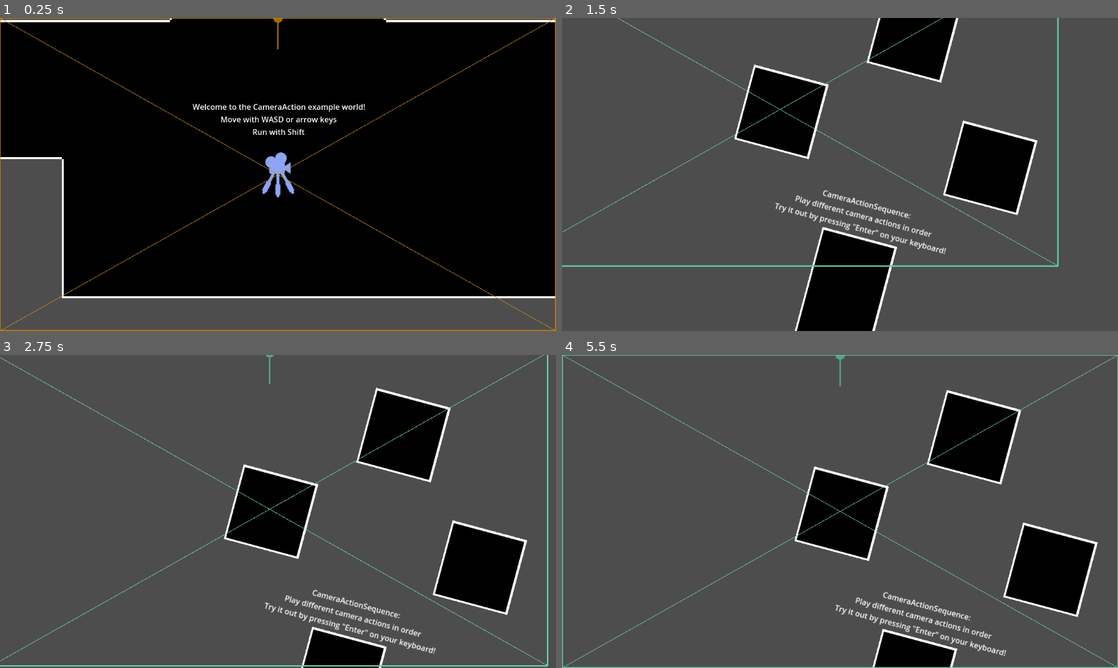
Above: before the commit, frames 1-4 (two rows, left to right).
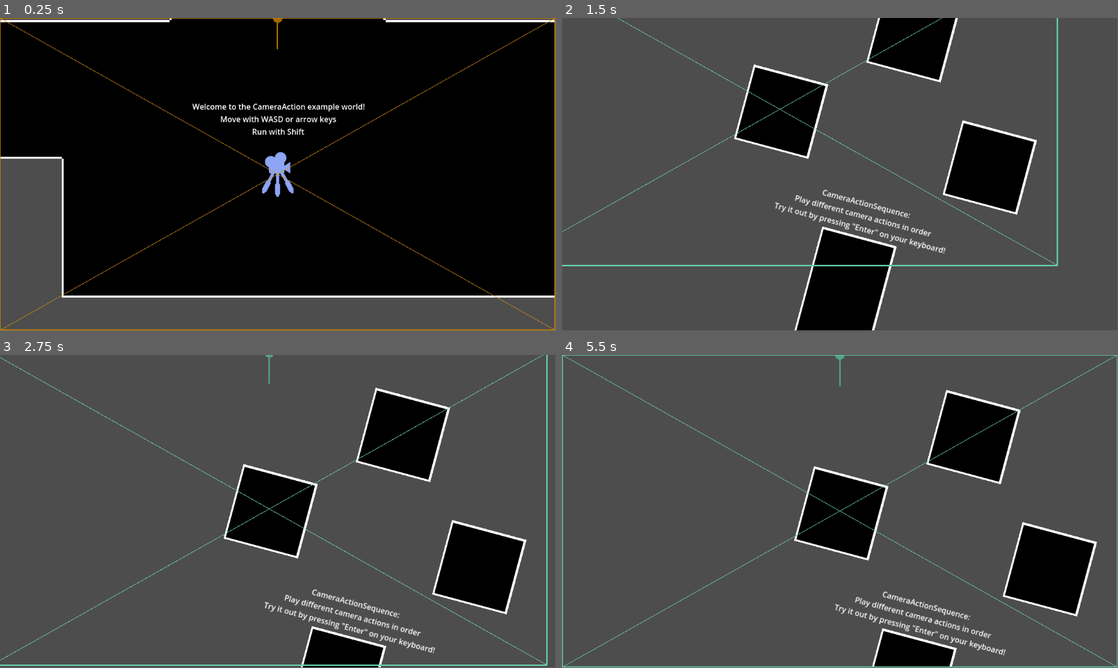
Above: after the commit, the same moments.

Repository: Amethyst-szs/godot-camera-action
Game: Godot game, scene res://example/example_scene.tscn
Same seed, same stepped clock (60 frames per second), same inputs: the game is played once before the commit and once after it.
Inputs:
- Up to frame 1 (0.25 s): no input
- Up to frame 2 (1.5 s): tap Enter (ui_accept) at 0.5, 0.77 s; hold D (move_right) 0.53-1.28 s; hold Shift (run) 0.53-1.28 s; hold S (move_down) from 1.28 s (still down); tap Shift (run) at 1.35 s
- Up to frame 3 (2.75 s): tap Enter (ui_accept) at 1.52 s; release S (move_down) at 2.03 s; hold D (move_right) from 2.03 s (still down); hold Shift (run) from 2.03 s (still down)
- Up to frame 4 (5.5 s): release D (move_right) at 2.78 s; release Shift (run) at 2.78 s; hold W (move_up) 2.78-3.53 s; tap Shift (run) at 2.85, 4.35 s; tap Enter (ui_accept) at 3.02, 3.77, 4.52 s; hold Shift (run) 3.53-4.28 s; hold A (move_left) 3.53-5.03 s; hold S (move_down) from 5.03 s (still down); hold Shift (run) from 5.03 s (still down)
In our replay, the window is 800x450 before the commit and 799x449 after it. These sizes can differ from the game's own. Grey fills any space a smaller window leaves; there, only what the larger window draws over its background counts as a difference.

The runs differ from the first frame. In frame 1, 2.7% of the frame differs, in the area x 0-100%, y 0-100%; in frame 2, 3.0%; in frame 3, 3.3%, in the area x 0-99%, y 0-100%; in frame 4, 3.2%.

Commit message:
Update .gitignore

Diff:
--- a/project.godot
+++ b/project.godot
@@ -19,11 +19,6 @@
 [autoload]
 
 CameraActionManager="*res://addons/camera_action/manager.gd"
-
-[display]
-
-window/stretch/mode="viewport"
-window/stretch/scale_mode="integer"
 
 [editor_plugins]
 
Not shown, changed: .gitignore
